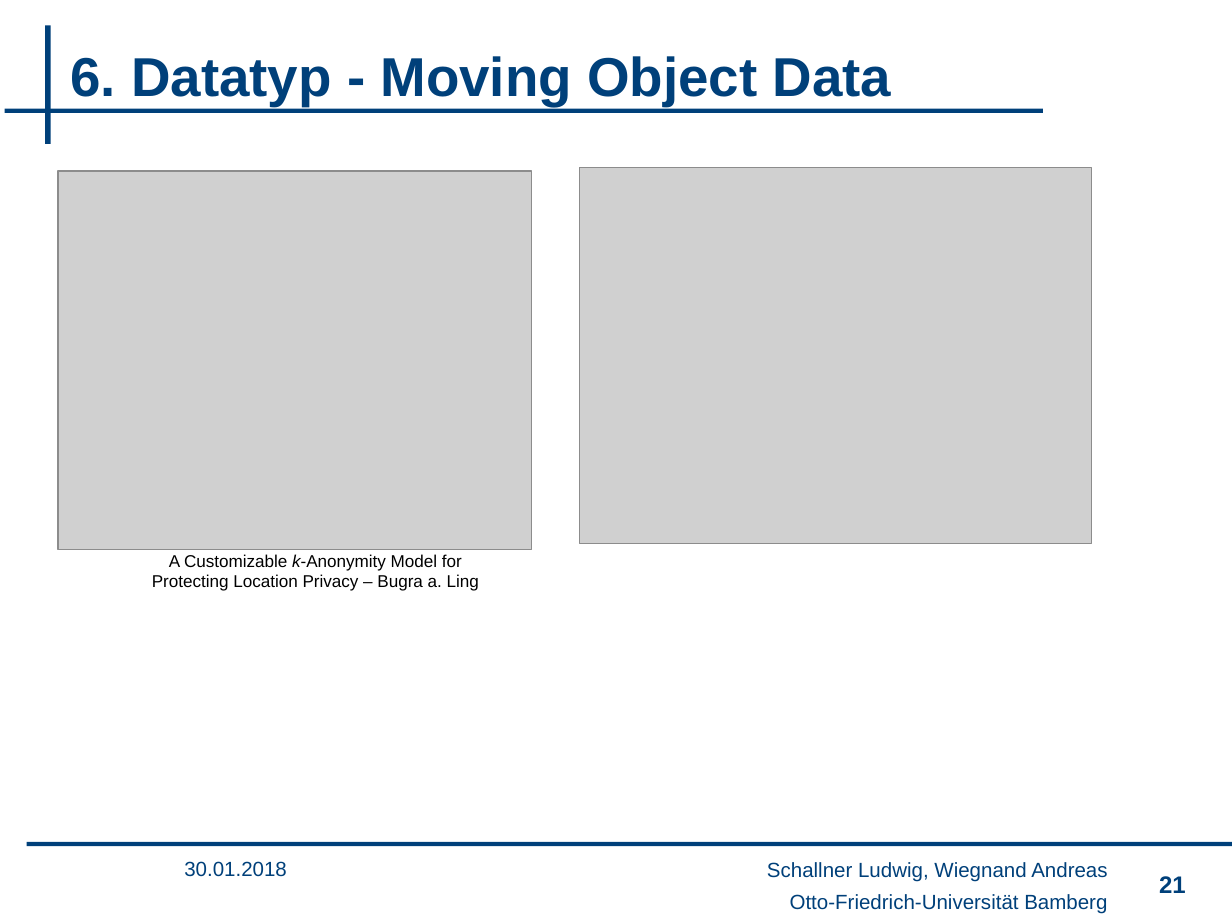
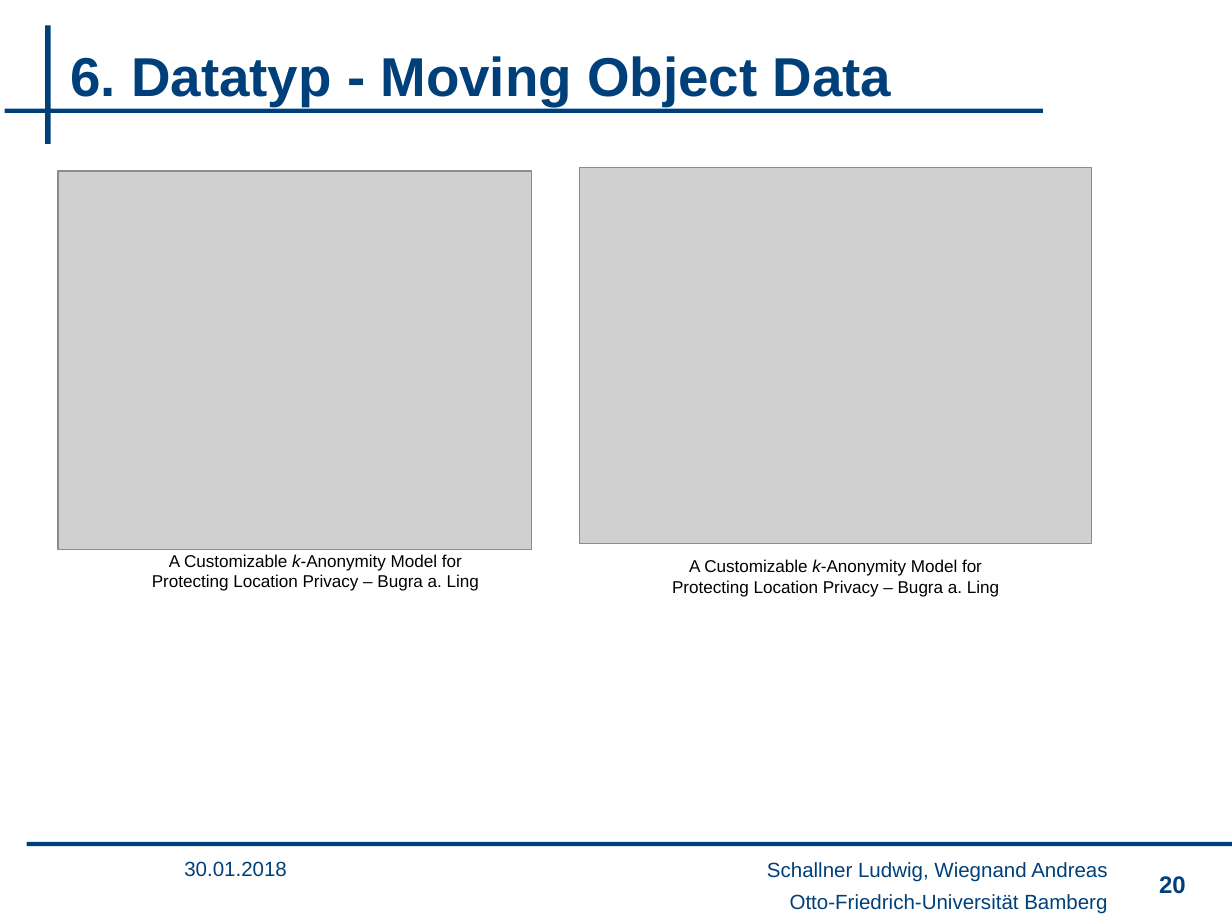
Before and after one commit to wsgan001/PSI-MSem, a slide deck: slide 20 of presentation/sicherheits_final_anV3.pptx (slide 21 before the commit). Drawn at 1232x924 pixels with LibreOffice and Linux fonts; fonts in the diff are those of the drawing; grey boxes stand for pictures; background and template pictures are left out. Boxes give left, top, right and bottom in pixels: in the first picture for what was removed or moved away, otherwise in the second. Text is boxed around its words. In the diff, an @@ line names an element or a change of style, - is before the commit and + after.

```diff
--- a/presentation/sicherheits_final_anV3.pptx
+++ b/presentation/sicherheits_final_anV3.pptx
@@ text added at [672,559,999,597], 10 pt, text #000000 @@
+A Customizable k-Anonymity Model for Protecting Location Privacy – Bugra a. Ling
@@ page number at [1159,876,1186,894]: text changed @@
-21
+20
```
Also in this commit, not shown: 6 other slides changed, 1 slide removed.
